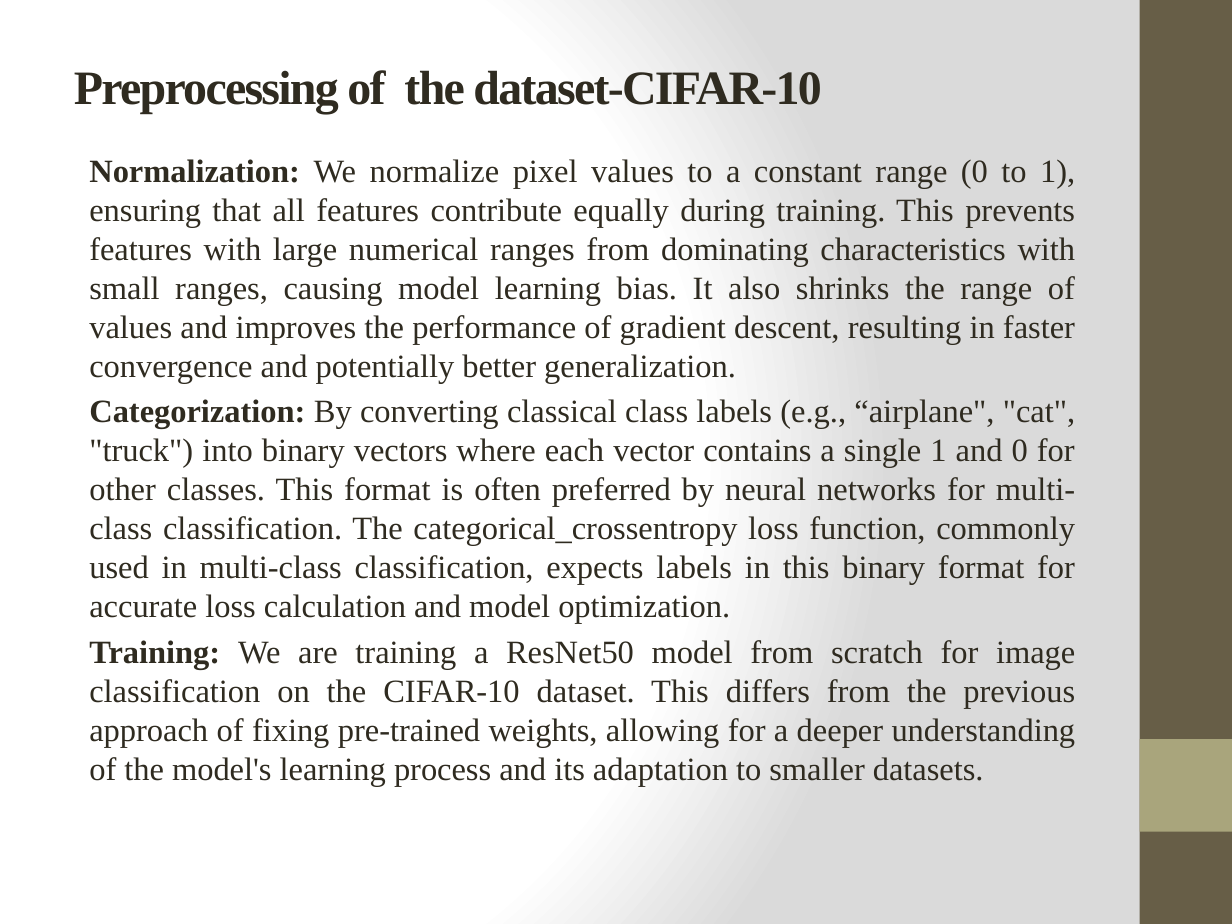
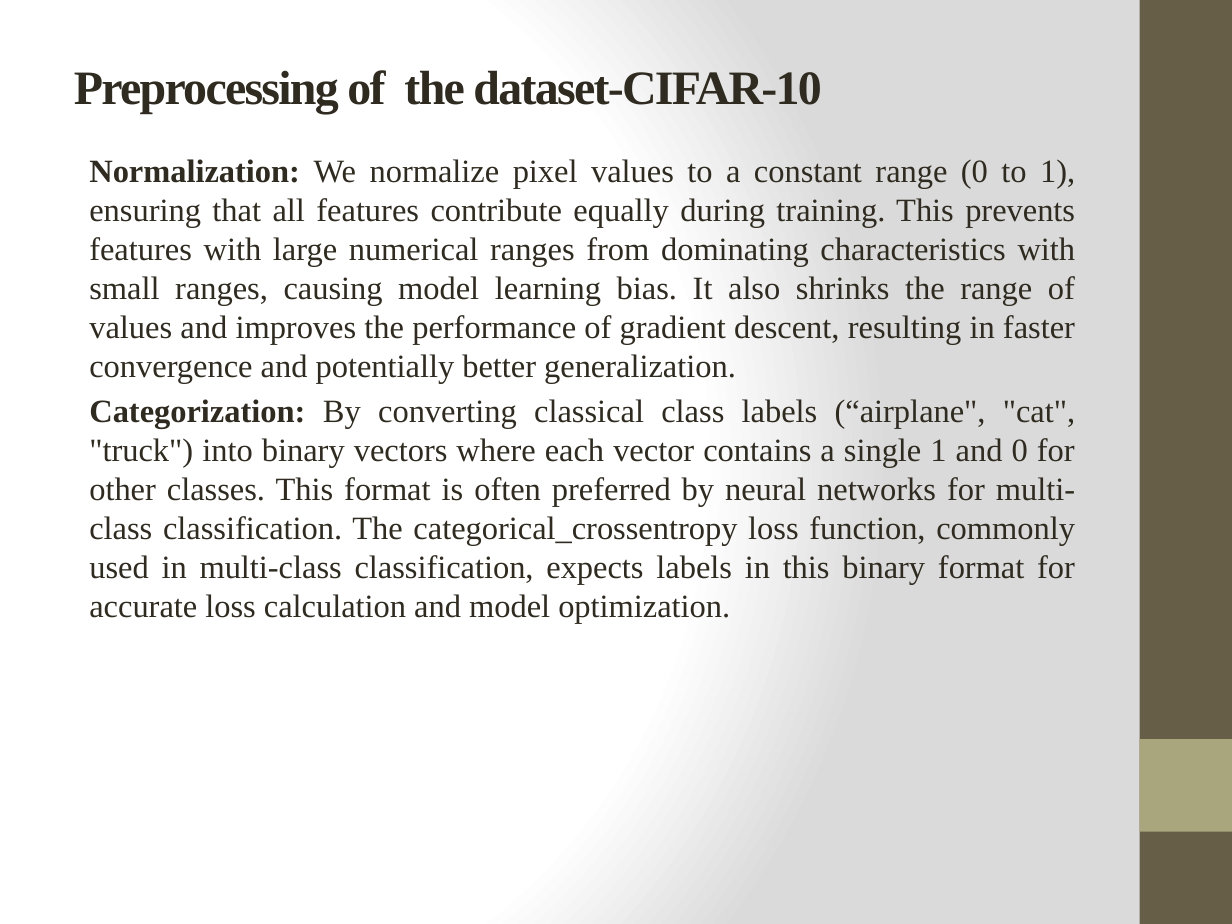
Before and after one commit to AsaadAreeb/Work, a slide deck: slide 2 of Presentation1.pptx. Drawn at 1232x924 pixels with LibreOffice and Linux fonts; fonts in the diff are those of the drawing. Boxes give left, top, right and bottom in pixels: in the first picture for what was removed or moved away, otherwise in the second. Text is boxed around its words. In the diff, an @@ line names an element or a change of style, - is before the commit and + after.

```diff
--- a/Presentation1.pptx
+++ b/Presentation1.pptx
@@ text at (x1=89, y1=399, x2=1075, y2=624): text changed @@
-Categorization: By converting classical class labels (e.g., “airplane", "cat", "truck") into binary vectors where each vector contains a single 1 and 0 for other classes. This format is often preferred by neural networks for multi-class classification. The categorical_crossentropy loss function, commonly used in multi-class classification, expects labels in this binary format for accurate loss calculation and model optimization.
-Training: We are training a ResNet50 model from scratch for image classification on the CIFAR-10 dataset. This differs from the previous approach of fixing pre-trained weights, allowing for a deeper understanding of the model's learning process and its adaptation to smaller datasets.
+Categorization: By converting classical class labels (“airplane", "cat", "truck") into binary vectors where each vector contains a single 1 and 0 for other classes. This format is often preferred by neural networks for multi-class classification. The categorical_crossentropy loss function, commonly used in multi-class classification, expects labels in this binary format for accurate loss calculation and model optimization.
```
Also in this commit, not shown: 3 other slides changed, 1 slide added, 4 other files.
